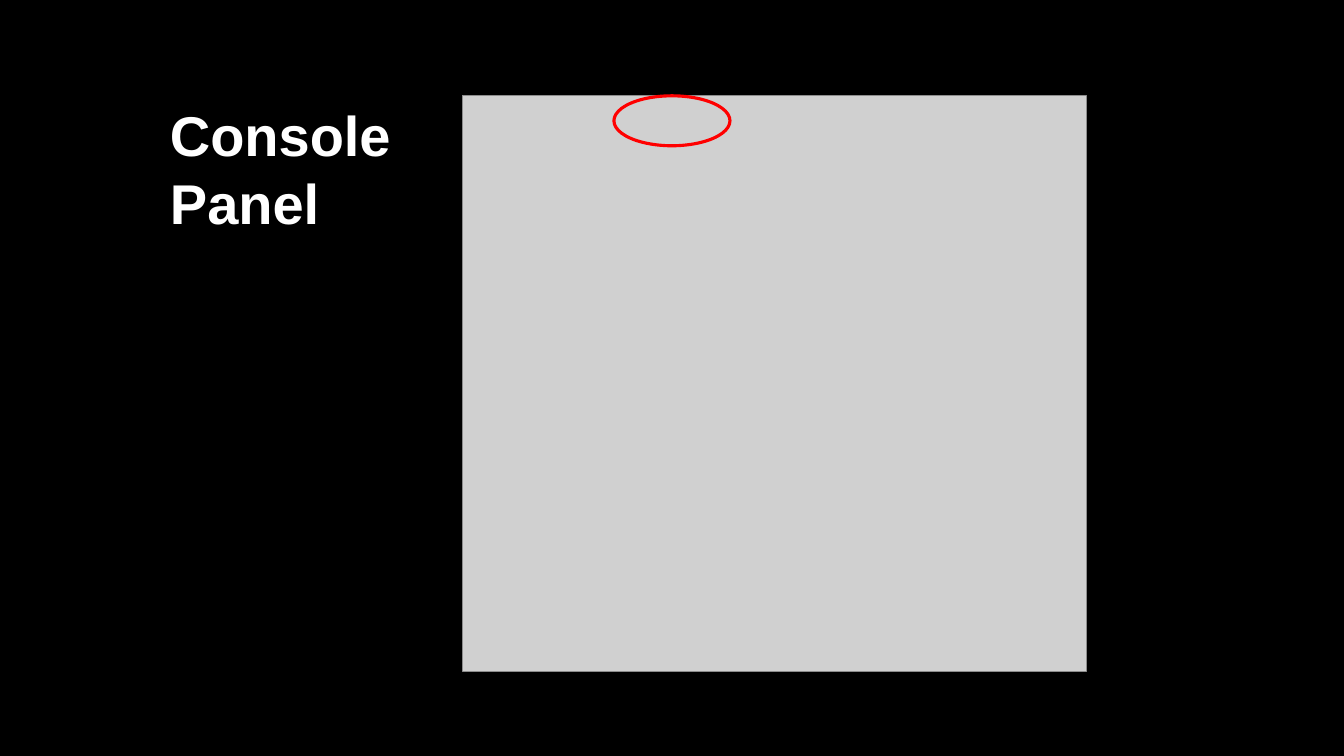
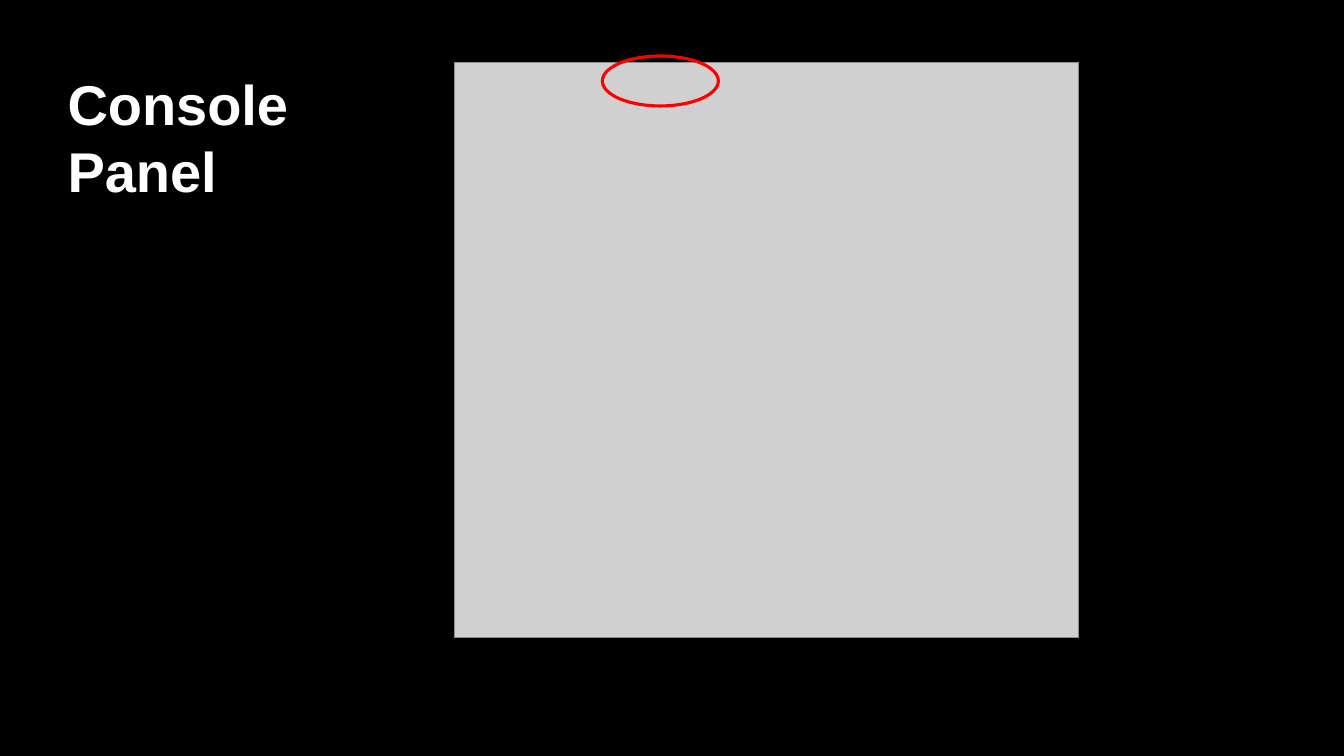
Before and after one commit to JakobieBrown/ChromeDevToolsWorkshop, a slide deck: slide 12 of ChromeDevToolsPresentation.pptx. Drawn at 1344x756 pixels with LibreOffice and Linux fonts; fonts in the diff are those of the drawing; grey boxes stand for pictures; background and template pictures are left out. Boxes give left, top, right and bottom in pixels: in the first picture for what was removed or moved away, otherwise in the second. Text is boxed around its words. In the diff, an @@ line names an element or a change of style, - is before the commit and + after.

```diff
--- a/ChromeDevToolsPresentation.pptx
+++ b/ChromeDevToolsPresentation.pptx
@@ ellipse: place and size @@
-ellipse at [614,96,730,146]
+ellipse at [603,56,719,107]
@@ text "Console Panel": place and size @@
-text "Console Panel" at [170,115,391,225]
+text "Console Panel" at [68,84,289,193]
@@ picture: place and size @@
-picture at [463,96,1087,671]
+picture at [455,63,1079,638]
```
Also in this commit, not shown: 3 other slides changed.
